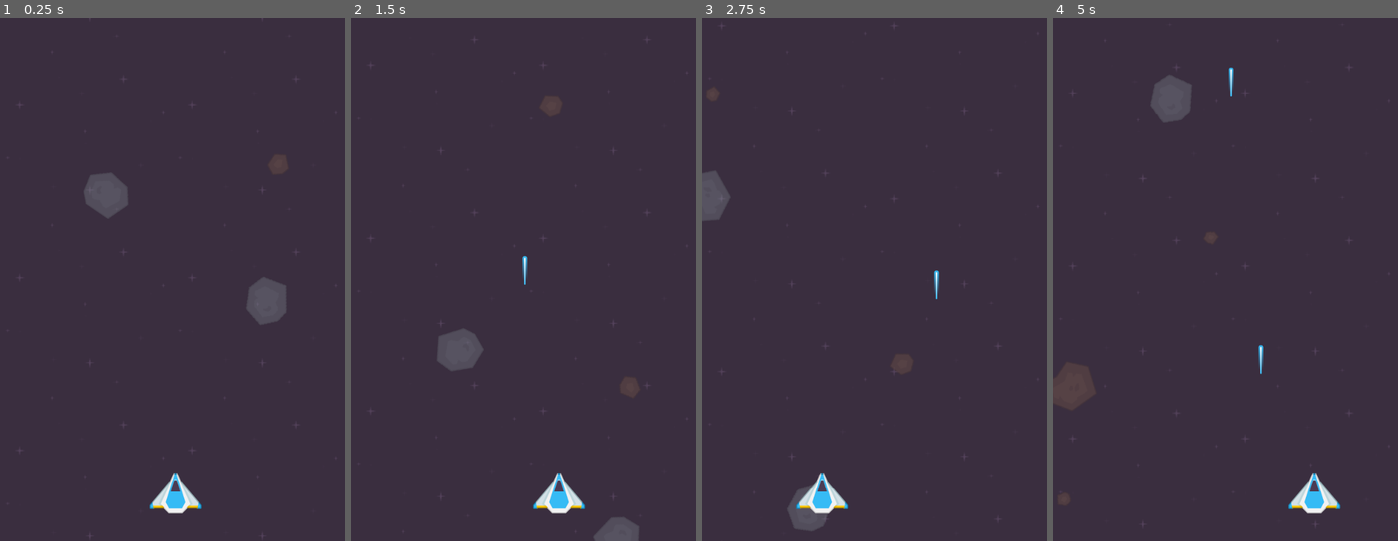
Above: before the commit, frames 1-4 (left to right).
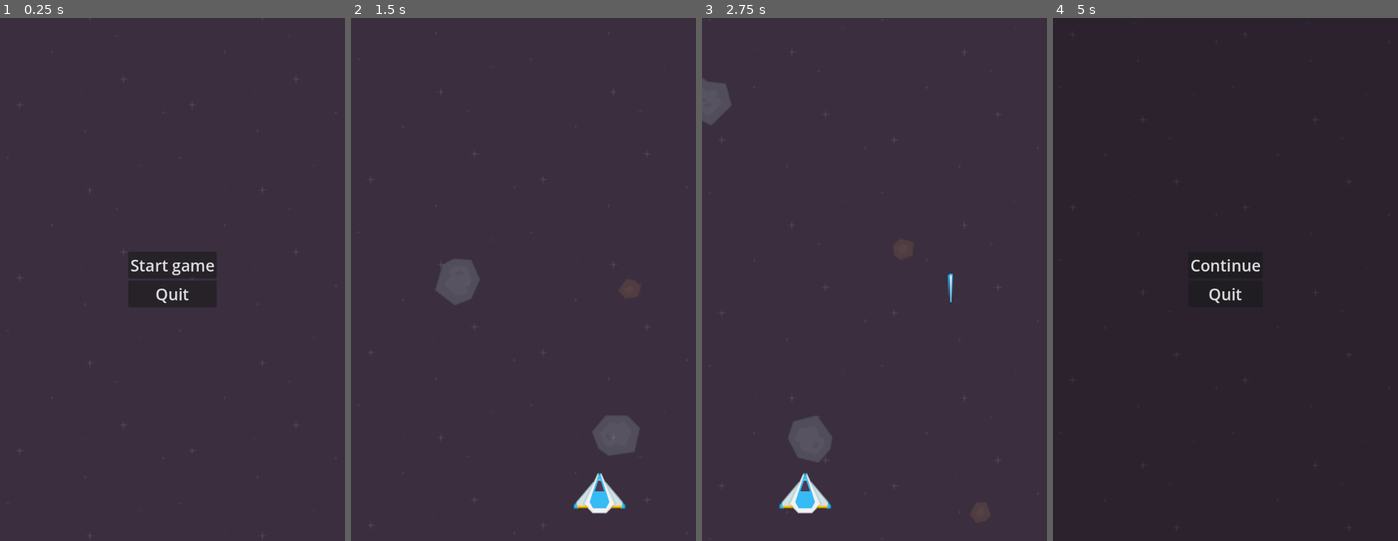
Above: after the commit, the same moments.

Repository: grabatui/godot-top-down-shooter-test
Game: Godot game, scene res://Scenes/main_menu.tscn
Two runs of this game, one before a commit and one after it. Both use one fixed random seed, a clock stepped at 60 frames per second and the inputs below. Before the commit the project starts from res://Scenes/world.tscn.
Inputs (mouse positions are in pixels of both pictures, inside the frame that each line leads up to):
- Up to frame 1 (0.25 s): no input
- Up to frame 2 (1.5 s): click (523, 263) at 0.5 s, where only the run after the commit has a clickable "Start game"; tap Enter at 1.25 s; move the mouse to (599, 253) at 1.27 s; press the mouse at (599, 253) at 1.28 s
- Up to frame 3 (2.75 s): move the mouse to (805, 305) at 2.02 s; release the mouse at (805, 305) at 2.03 s; click (805, 305) at 2.1 s
- Up to frame 4 (5 s): move the mouse to (1260, 164) at 2.77 s; press the mouse at (1260, 164) at 2.78 s; move the mouse to (1208, 384) at 3.52 s; release the mouse at (1208, 384) at 3.53 s; click (1208, 384) at 3.6 s; move the mouse to (1329, 357) at 4.27 s; press the mouse at (1329, 357) at 4.28 s; tap Escape at 4.9 s

The runs differ from the first frame. In frame 1, 2.5% of the frame differs, in the area x 24-83%, y 27-95%; in frame 2, 4.1%; in frame 3, 3.3%; in frame 4, 4.9%, in the area x 0-98%, y 1-98%.

Commit message:
Player behavior and game menu

Diff:
--- /dev/null
+++ b/Scenes/background.tscn
@@ -0,0 +1,9 @@
+[gd_scene load_steps=3 format=3 uid="uid://kat7w18fmmey"]
+
+[ext_resource type="Script" path="res://Scripts/Scenes/background.gd" id="1_jv2ag"]
+[ext_resource type="Texture2D" uid="uid://dkt3y7xb6ojc0" path="res://Resources/Backgrounds/darkPurple.png" id="2_w563t"]
+
+[node name="Background" type="Node2D"]
+z_index = -10
+script = ExtResource("1_jv2ag")
+background_texture = ExtResource("2_w563t")
--- /dev/null
+++ b/Scenes/game_menu.tscn
@@ -0,0 +1,49 @@
+[gd_scene load_steps=5 format=3 uid="uid://b2ygna7pstx7w"]
+
+[ext_resource type="Script" path="res://Scripts/Scenes/game_menu.gd" id="1_sxedn"]
+[ext_resource type="PackedScene" uid="uid://kat7w18fmmey" path="res://Scenes/background.tscn" id="2_xugw7"]
+
+[sub_resource type="Theme" id="Theme_xjq61"]
+default_base_scale = 1.0
+default_font_size = 30
+
+[sub_resource type="Theme" id="Theme_4mpj5"]
+default_font_size = 30
+
+[node name="GameMenu" type="Control"]
+layout_mode = 3
+anchors_preset = 15
+anchor_right = 1.0
+anchor_bottom = 1.0
+grow_horizontal = 2
+grow_vertical = 2
+script = ExtResource("1_sxedn")
+
+[node name="Background" parent="." instance=ExtResource("2_xugw7")]
+
+[node name="CenterContainer" type="CenterContainer" parent="."]
+layout_mode = 1
+anchors_preset = 15
+anchor_right = 1.0
+anchor_bottom = 1.0
+grow_horizontal = 2
+grow_vertical = 2
+size_flags_horizontal = 4
+size_flags_vertical = 4
+
+[node name="VBoxContainer" type="VBoxContainer" parent="CenterContainer"]
+layout_mode = 2
+
+[node name="ContinueGameButton" type="Button" parent="CenterContainer/VBoxContainer"]
+layout_mode = 2
+theme = SubResource("Theme_xjq61")
+text = "Continue"
+
+[node name="QuitButton" type="Button" parent="CenterContainer/VBoxContainer"]
+layout_mode = 2
+theme = SubResource("Theme_4mpj5")
+text = "Quit"
+
+[connection signal="button_down" from="CenterContainer/VBoxContainer/ContinueGameButton" to="." method="_on_start_game_button_button_down" flags=18]
+[connection signal="button_down" from="CenterContainer/VBoxContainer/ContinueGameButton" to="." method="_on_continue_game_button_button_down"]
+[connection signal="button_down" from="CenterContainer/VBoxContainer/QuitButton" to="." method="_on_quit_button_button_down" flags=18]
--- /dev/null
+++ b/Scenes/main_menu.tscn
@@ -0,0 +1,48 @@
+[gd_scene load_steps=5 format=3 uid="uid://cc0dd0lc5o42h"]
+
+[ext_resource type="Script" path="res://Scripts/Scenes/main_menu.gd" id="1_5hqe5"]
+[ext_resource type="PackedScene" uid="uid://kat7w18fmmey" path="res://Scenes/background.tscn" id="1_vf0dv"]
+
+[sub_resource type="Theme" id="Theme_xjq61"]
+default_base_scale = 1.0
+default_font_size = 30
+
+[sub_resource type="Theme" id="Theme_4mpj5"]
+default_font_size = 30
+
+[node name="MainMenu" type="Control"]
+layout_mode = 3
+anchors_preset = 15
+anchor_right = 1.0
+anchor_bottom = 1.0
+grow_horizontal = 2
+grow_vertical = 2
+script = ExtResource("1_5hqe5")
+
+[node name="Background" parent="." instance=ExtResource("1_vf0dv")]
+
+[node name="CenterContainer" type="CenterContainer" parent="."]
+layout_mode = 1
+anchors_preset = 15
+anchor_right = 1.0
+anchor_bottom = 1.0
+grow_horizontal = 2
+grow_vertical = 2
+size_flags_horizontal = 4
+size_flags_vertical = 4
+
+[node name="VBoxContainer" type="VBoxContainer" parent="CenterContainer"]
+layout_mode = 2
+
+[node name="StartGameButton" type="Button" parent="CenterContainer/VBoxContainer"]
+layout_mode = 2
+theme = SubResource("Theme_xjq61")
+text = "Start game"
+
+[node name="QuitButton" type="Button" parent="CenterContainer/VBoxContainer"]
+layout_mode = 2
+theme = SubResource("Theme_4mpj5")
+text = "Quit"
+
+[connection signal="button_down" from="CenterContainer/VBoxContainer/StartGameButton" to="." method="_on_start_game_button_button_down"]
+[connection signal="button_down" from="CenterContainer/VBoxContainer/QuitButton" to="." method="_on_quit_button_button_down"]
--- a/Scenes/world.tscn
+++ b/Scenes/world.tscn
@@ -2,8 +2,8 @@
 
 [ext_resource type="PackedScene" uid="uid://d15h4mm4cc781" path="res://Scenes/player.tscn" id="1_0q8et"]
 [ext_resource type="Script" path="res://Scripts/Scenes/world.gd" id="1_r6emj"]
-[ext_resource type="Texture2D" uid="uid://dkt3y7xb6ojc0" path="res://Resources/Backgrounds/darkPurple.png" id="2_4qq06"]
-[ext_resource type="Script" path="res://Scripts/Scenes/background.gd" id="2_6kfmv"]
+[ext_resource type="PackedScene" uid="uid://kat7w18fmmey" path="res://Scenes/background.tscn" id="2_7y7m7"]
+[ext_resource type="PackedScene" uid="uid://b2ygna7pstx7w" path="res://Scenes/game_menu.tscn" id="2_bcsf1"]
 [ext_resource type="Script" path="res://Scripts/Scenes/asteroids.gd" id="3_cqc0r"]
 [ext_resource type="Texture2D" uid="uid://bgyq4xh6k0y2u" path="res://Resources/PNG/Meteors/meteorBrown_big1.png" id="5_5c441"]
 [ext_resource type="Texture2D" uid="uid://dquc5nocxujji" path="res://Resources/PNG/Meteors/meteorBrown_big2.png" id="6_443fh"]
@@ -26,12 +26,25 @@
 script = ExtResource("1_r6emj")
 player = NodePath("Player")
 
-[node name="Background" type="Node2D" parent="."]
-z_index = -10
-script = ExtResource("2_6kfmv")
-background_texture = ExtResource("2_4qq06")
+[node name="Menu" type="CanvasLayer" parent="."]
+process_mode = 3
+visible = false
+
+[node name="ColorRect" type="ColorRect" parent="Menu"]
+anchors_preset = 15
+anchor_right = 1.0
+anchor_bottom = 1.0
+grow_horizontal = 2
+grow_vertical = 2
+color = Color(0, 0, 0, 0.258824)
+
+[node name="GameMenu" parent="Menu" instance=ExtResource("2_bcsf1")]
+
+[node name="Background" parent="." instance=ExtResource("2_7y7m7")]
+process_mode = 3
 
 [node name="Asteroids" type="Node2D" parent="."]
+process_mode = 3
 script = ExtResource("3_cqc0r")
 asteroid_textures = Array[Texture]([ExtResource("5_5c441"), ExtResource("6_443fh"), ExtResource("7_65peg"), ExtResource …(312 unchanged characters)…
 
@@ -45,4 +58,10 @@
 
 [node name="Lasers" type="Node2D" parent="."]
 
+[node name="EnableShootingTimer" type="Timer" parent="."]
+wait_time = 0.1
+one_shot = true
+autostart = true
+
 [connection signal="timeout" from="Asteroids/Timer" to="Asteroids" method="_on_timer_timeout"]
+[connection signal="timeout" from="EnableShootingTimer" to="." method="_on_enable_shooting_timer_timeout"]
--- /dev/null
+++ b/Scripts/Scenes/game_menu.gd
@@ -0,0 +1,9 @@
+extends Control
+
+
+func _on_continue_game_button_button_down():
+	SignalsBus.game_menu_button_continue_pressed.emit()
+
+
+func _on_quit_button_button_down():
+	get_tree().quit()
--- /dev/null
+++ b/Scripts/Scenes/main_menu.gd
@@ -0,0 +1,9 @@
+extends Control
+
+
+func _on_start_game_button_button_down():
+	get_tree().change_scene_to_file('res://Scenes/world.tscn')
+
+
+func _on_quit_button_button_down():
+	get_tree().quit()
--- a/Scripts/Scenes/player.gd
+++ b/Scripts/Scenes/player.gd
@@ -2,7 +2,6 @@
 class_name Player
 
 
-const INITIAL_SPEED = 170.0
 const INITIAL_LASER_SPEED = 400.0
 const INITIAL_SHOOT_SECONDS_INTERVAL = 1.3
 const ADDITIONAL_BORDER = 10.0
@@ -13,7 +12,6 @@
 @onready var shoot_timer: Timer = $ShootTimer
 
 
-@export var speed: float = INITIAL_SPEED
 @export var laser_speed: float = INITIAL_LASER_SPEED
 @export var shoot_seconds_interval: float = INITIAL_SHOOT_SECONDS_INTERVAL
 @export var laser_projectile: Texture
@@ -39,14 +37,16 @@
 		__start_shoot_timer()
 
 
-func _physics_process(delta):
+func _physics_process(_delta):
 	var mouse_position: Vector2 = get_global_mouse_position()
 
-	velocity = Vector2(mouse_position.x - global_position.x, 0) * (speed * delta)
+	position = Vector2(mouse_position.x, position.y)
 
 	# Do not move out borders
-	if (mouse_position.x > right_border and position.x >= right_border) or (mouse_position.x < left_border and position.x <= left_border):
-		velocity = Vector2.ZERO
+	if mouse_position.x > right_border and position.x >= right_border:
+		position = Vector2(right_border, position.y)
+	elif mouse_position.x < left_border and position.x <= left_border:
+		position = Vector2(left_border, position.y)
 
 	move_and_slide()
 
--- a/Scripts/Scenes/world.gd
+++ b/Scripts/Scenes/world.gd
@@ -5,9 +5,11 @@
 
 
 var laser_projectile_template: Sprite2D
+var shooting_enabled: bool = false
 
 
 @onready var player_lasers: Node2D = $Lasers
+@onready var menu: CanvasLayer = $Menu
 
 
 @export var player: Player
@@ -19,6 +21,7 @@
 	__set_laser_projectile_template()
 
 	SignalsBus.player_shoot.connect(__on_player_shoot)
+	SignalsBus.game_menu_button_continue_pressed.connect(__on_menu_continue_pressed)
 
 
 func _process(delta):
@@ -29,13 +32,42 @@
 			laser.queue_free()
 
 
+func _input(event):
+	if event is InputEventKey and event.pressed:
+		if event.keycode == KEY_ESCAPE:
+			__show_menu()
+
+
 func __set_laser_projectile_template() -> void:
 	laser_projectile_template = Sprite2D.new()
 	laser_projectile_template.texture = player.laser_projectile
 
 
 func __on_player_shoot(marker_position: Vector2) -> void:
+	if not shooting_enabled:
+		return
+
 	var laser: Sprite2D = laser_projectile_template.duplicate()
 	laser.global_position = marker_position
 
 	player_lasers.add_child(laser)
+
+
+func __show_menu() -> void:
+	menu.show()
+
+	get_tree().paused = true
+
+	Input.set_mouse_mode(Input.MOUSE_MODE_CONFINED)
+
+
+func __on_menu_continue_pressed() -> void:
+	menu.hide()
+
+	get_tree().paused = false
+
+	Input.set_mouse_mode(Input.MOUSE_MODE_CONFINED_HIDDEN)
+
+
+func _on_enable_shooting_timer_timeout():
+	shooting_enabled = true
--- a/Scripts/SignalsBus.gd
+++ b/Scripts/SignalsBus.gd
@@ -2,3 +2,5 @@
 
 
 signal player_shoot(marker_position: Vector2)
+
+signal game_menu_button_continue_pressed()
--- a/project.godot
+++ b/project.godot
@@ -11,7 +11,7 @@
 [application]
 
 config/name="SimpleTopDownShooter"
-run/main_scene="res://Scenes/world.tscn"
+run/main_scene="res://Scenes/main_menu.tscn"
 config/features=PackedStringArray("4.1", "GL Compatibility")
 config/icon="res://icon.svg"
 
